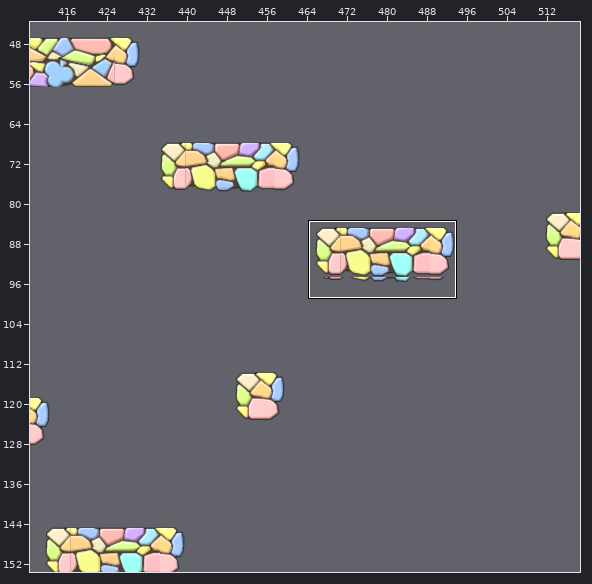
One commit to this Tiled map (JSON): public/assets/map/map.json. Above, an overview of the earlier version with the close-up marked.
Close-up. Before:
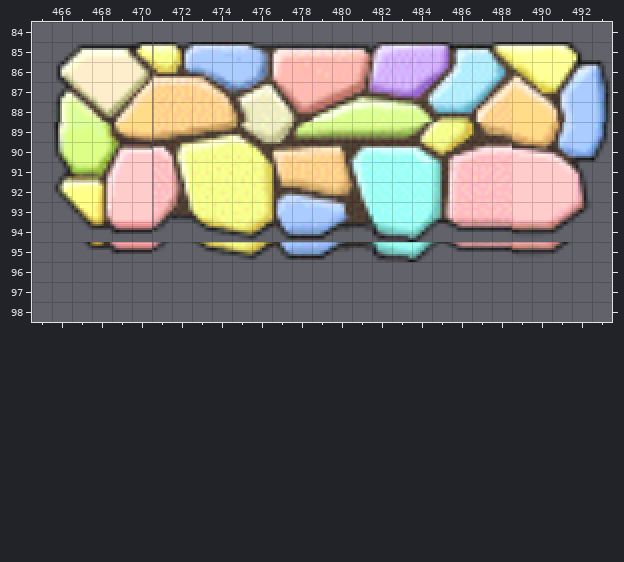
Cells are 10x10 px. Shown: x 465..493, y 84..98. The commit also changed other parts of the map, which this record leaves out.
The same view after the edit:
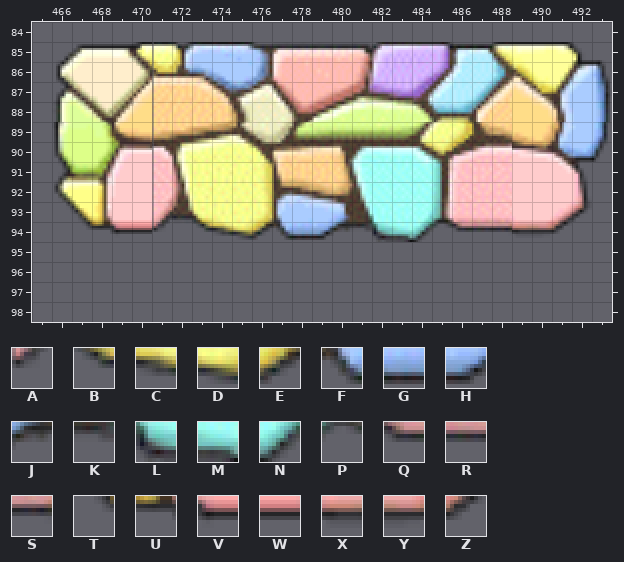
Key: from "texture": A 7497, B 7499, C 7500, D 7501, E 7502, F 7503, G 7504, H 7505, J 7506, K 7507, L 7508, M 7509, N 7510, P 7511, Q 7512, R 7513, S 7514, T 8841, U 8842, V 8843, W 8844, X 8845, Y 8846, Z 8847.
_ is an empty cell.
Tiles replaced or removed in this view: A, B, C, D, E, F, G, H, J, K, L, M, N, P, Q, R, S, T, U, V, W, X, Y, Z.
See-through tiles are keyed as they look on the map.
Diff:
Changed rows in their new state; . is an unchanged cell.
Layer "platforms":
first column x 467:
95 _____.___________________
Where, in picture pixels (left, top, right, bottom), the same in both close-ups:
removed: (82, 242, 170, 254)
removed: (192, 242, 572, 262)
